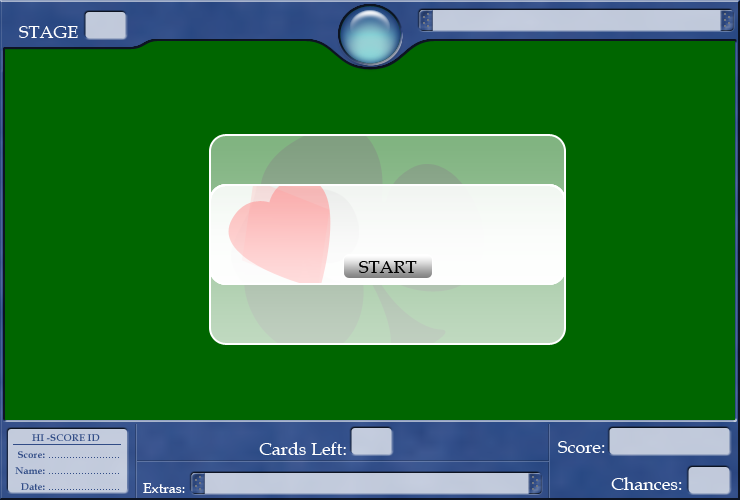
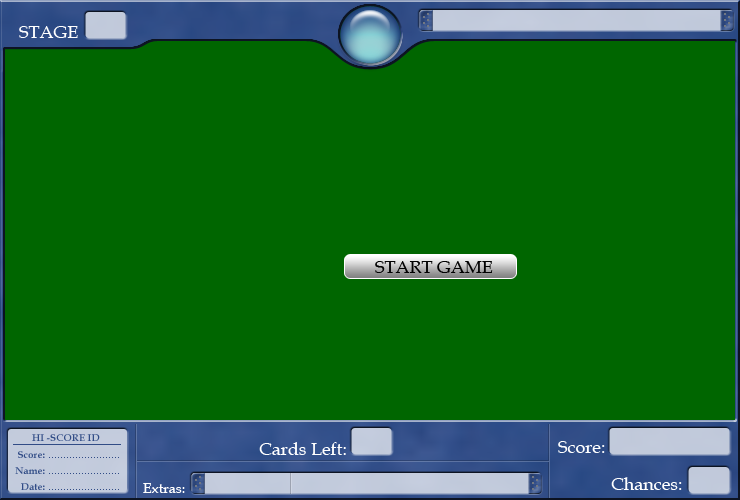
Layered file, before and after one edit (740 × 500). Changes by layer:
added group "Buttons" with 36 layers above "Messages" over [339, 253, 539, 280]
added group "Btn StartGame" with 2 layers in group "Buttons" over [345, 255, 516, 278]
added layer "START GAME" in group "Btn StartGame" over [375, 261, 493, 273]
added layer "Shape 11 copy 11" in group "Btn StartGame" over [345, 255, 516, 278]
renamed "Group 8" to "Btn Start", hid the group it (2 layers), moved it into group "Buttons" over [344, 255, 432, 278]
renamed "Group 7 copy" to "MsgBox Heart", hid the group it (3 layers), moved it into group "Messages" over [211, 186, 564, 283]
renamed "Group 7 copy 2" to "MsgBox Diamond", hid the group it (3 layers), moved it into group "Messages" over [211, 186, 564, 283]
renamed "Group 7" to "MsgBox Spade", hid the group it (2 layers), moved it into group "Messages" over [211, 186, 564, 283]
renamed "Group 6" to "MsgBox Club Big", hid the group it (2 layers), moved it into group "Messages" over [211, 136, 564, 343]
added group "Console" with 57 layers above "Layer 1" over [209, 134, 566, 494]
renamed "Group 5" to "Console Seperators", moved it into group "Console" over [290, 473, 292, 494]
showed "Layer 6 copy 3" over [290, 473, 292, 494]
renamed "Group 2" to "Console Extras", moved it into group "Console" over [290, 473, 292, 494]
moved "Shape 1" into group "Console" over [209, 134, 392, 345]
moved "Shape 12" into group "Console" over [209, 134, 566, 494]
hid "Background" over [209, 134, 566, 494]
